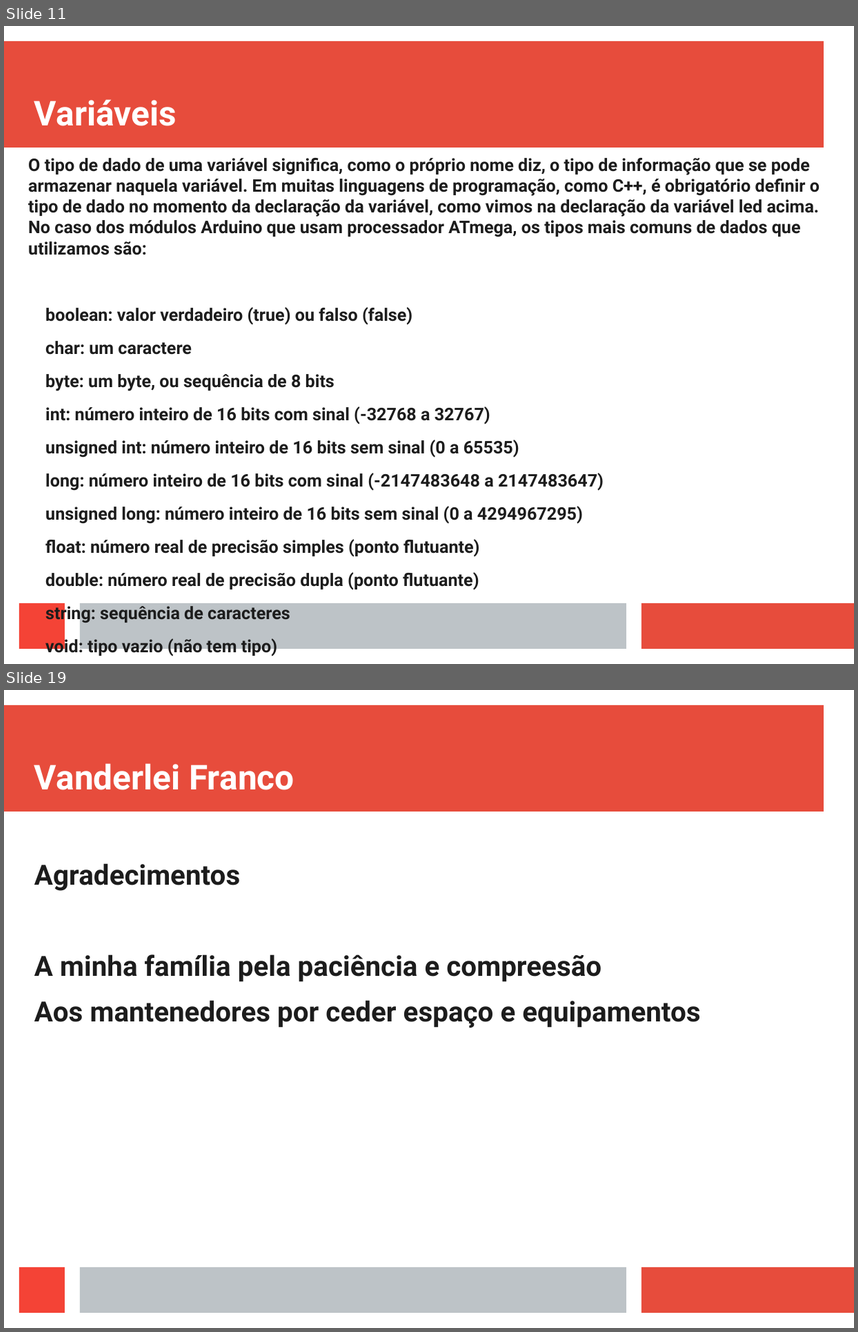
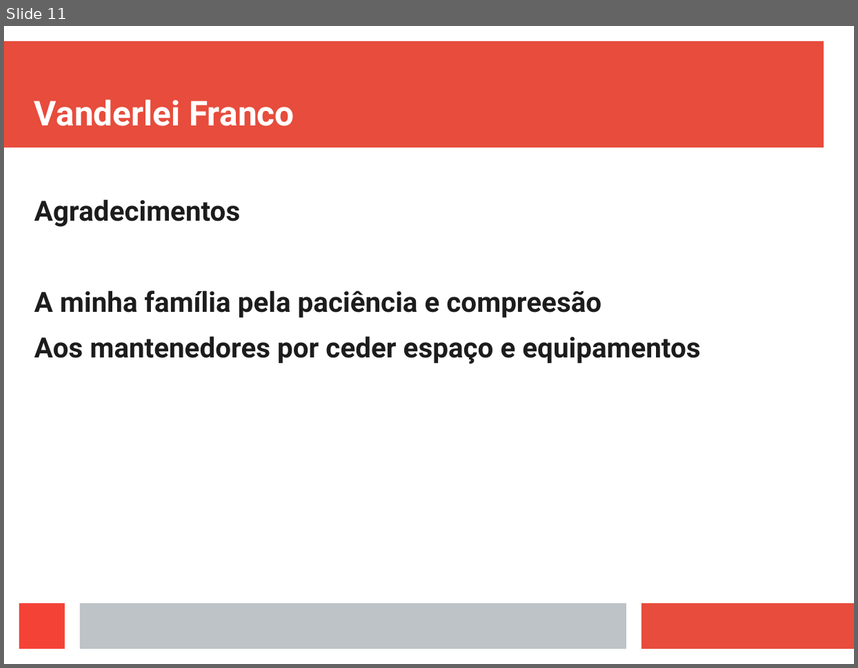
Before and after one commit to vanderfranco/arduino_curso, a slide deck: apr4.odp. Shown one above the other, each under a label of ours: slides 11 and 19 before the commit, slide 11 after it; the slides between them are not shown. The pictures are 858x1332 and 858x668 pixels, drawn with LibreOffice and Linux fonts; fonts in the diff are those of the drawing. Boxes give left, top, right and bottom in pixels: in the first picture for what was removed or moved away, otherwise in the second. Text is boxed around its words. In the diff, an @@ line names an element or a change of style, - is before the commit and + after.

```diff
--- a/apr4.odp
+++ b/apr4.odp
@@ slide 11 removed at box(4, 26, 854, 664), background #FFFFFF; not listed: 4 template elements that a slide beside it also shows @@
@@ title removed at box(34, 99, 176, 126) @@
-Variáveis
@@ text removed at box(28, 158, 820, 623) @@
-O tipo de dado de uma variável significa, como o próprio nome diz, o tipo de informação que se pode armazenar naquela variável. Em muitas linguagens de programação, como C++, é obrigatório definir o tipo de dado no momento da declaração da variável, como vimos na declaração da variável led acima. No caso dos módulos Arduino que usam processador ATmega, os tipos mais comuns de dados que utilizamos são:
-boolean: valor verdadeiro (true) ou falso (false)
-char: um caractere
-byte: um byte, ou sequência de 8 bits
-int: número inteiro de 16 bits com sinal (-32768 a 32767)
-unsigned int: número inteiro de 16 bits sem sinal (0 a 65535)
-long: número inteiro de 16 bits com sinal (-2147483648 a 2147483647)
-unsigned long: número inteiro de 16 bits sem sinal (0 a 4294967295)
-float: número real de precisão simples (ponto flutuante)
-double: número real de precisão dupla (ponto flutuante)
-string: sequência de caracteres
-void: tipo vazio (não tem tipo)
@@ what was slide 19 is now slide 11 @@
```
Also in this commit, not shown: 1 slide changed, 2 slides added, 9 other slides removed, 2 other files.
